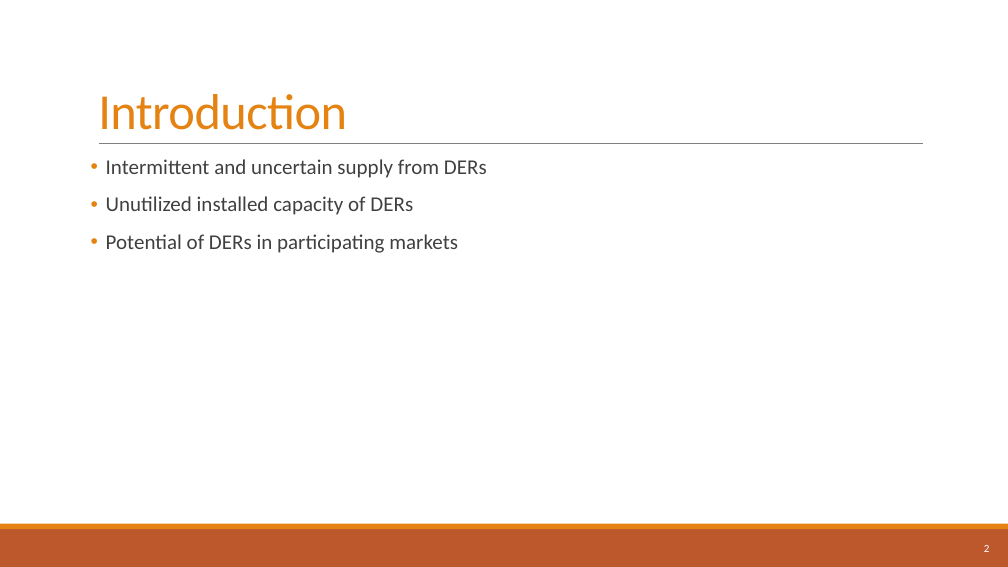
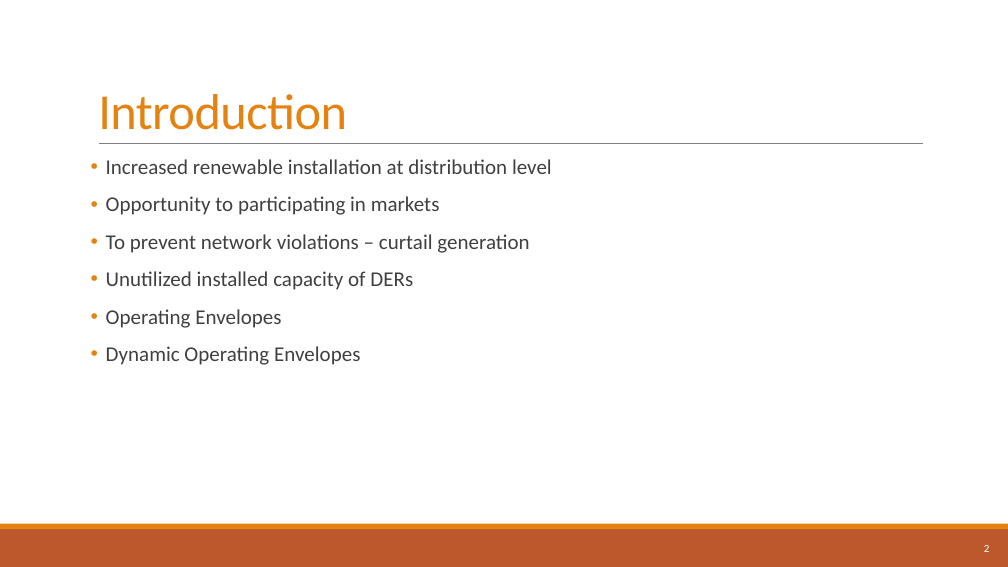
Before and after one commit to athuljosep/Power_System_Analysis, a slide deck: slide 2 of Seminar/Dynamic Operating Envelope.pptx. Drawn at 1008x567 pixels with LibreOffice and Linux fonts; fonts in the diff are those of the drawing. Boxes give left, top, right and bottom in pixels: in the first picture for what was removed or moved away, otherwise in the second. Text is boxed around its words. In the diff, an @@ line names an element or a change of style, - is before the commit and + after.

Commit message:
updated ppt

```diff
--- a/Seminar/Dynamic Operating Envelope.pptx
+++ b/Seminar/Dynamic Operating Envelope.pptx
@@ text at box(106, 159, 552, 253): text changed @@
-• Intermittent and uncertain supply from DERs
+• Increased renewable installation at distribution level
+• Opportunity to participating in markets
+• To prevent network violations – curtail generation
@@ text at box(106, 309, 360, 365): text changed @@
-• Potential of DERs in participating markets
+• Operating Envelopes
+• Dynamic Operating Envelopes
```
Also in this commit, not shown: 4 other slides changed, 1 slide added.
